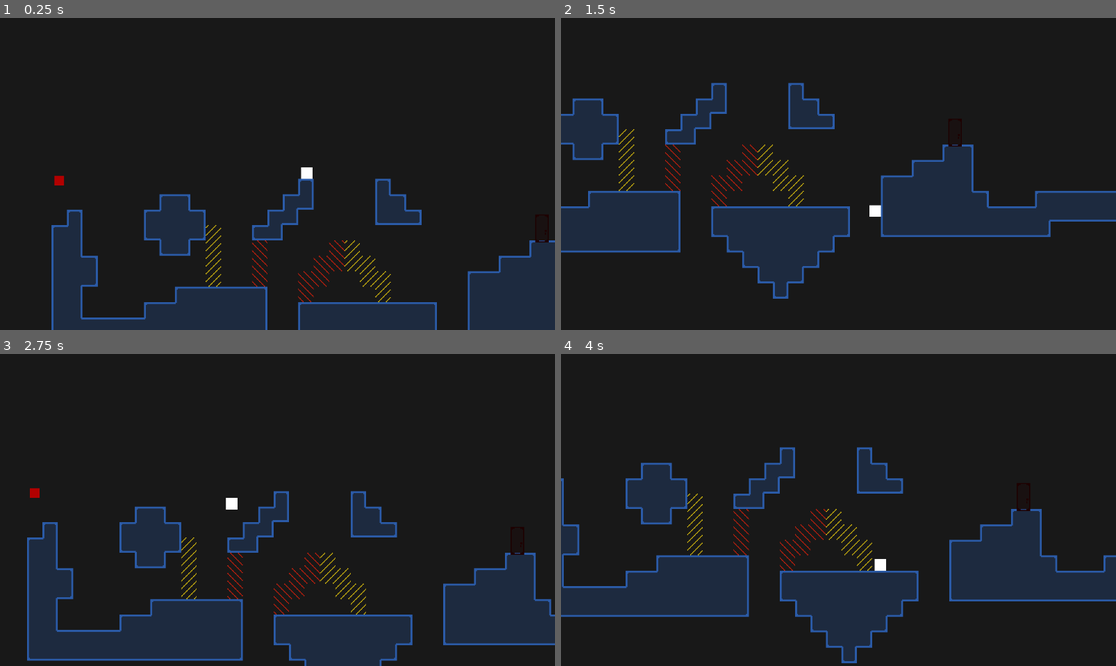
Above: before the commit, frames 1-4 (two rows, left to right).
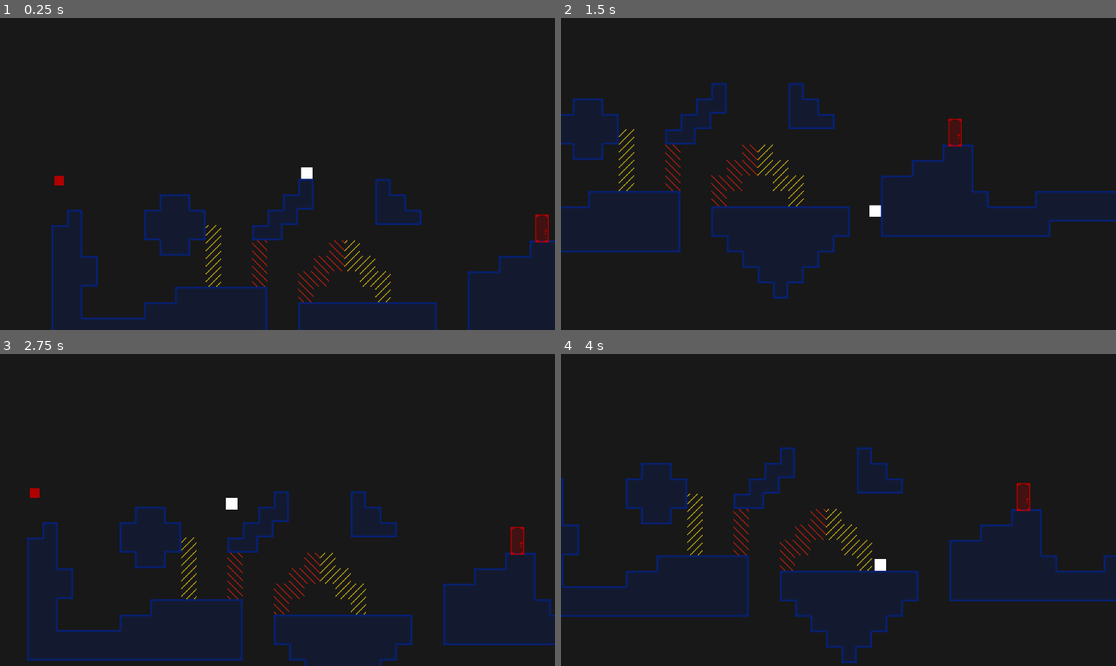
Above: after the commit, the same moments.

Repository: trainb0y/brackeys-2024-1
Game: Godot game, scene res://Scenes/test.tscn
The game is run twice, just before and just after one commit, with the same random seed, the same clock (stepped at 60 frames per second) and the same inputs.
Inputs:
- Up to frame 1 (0.25 s): no input
- Up to frame 2 (1.5 s): hold Right (player_right) from 0.53 s (still down); tap E (player_use) at 0.6, 1.35 s; tap Space (player_jump) at 0.77 s
- Up to frame 3 (2.75 s): tap Space (player_jump) at 1.52 s; release Right (player_right) at 2.03 s; hold Left (player_left) from 2.03 s (still down); tap E (player_use) at 2.1 s
- Up to frame 4 (4 s): release Left (player_left) at 2.78 s; hold Right (player_right) from 2.78 s (still down); tap E (player_use) at 2.85, 3.6 s; tap Space (player_jump) at 3.02, 3.77 s

The runs differ from the first frame. In frame 1, 2.1% of the frame differs, in the area x 9-100%, y 51-100%; in frame 2, 2.8%; in frame 3, 2.8%; in frame 4, 2.9%, in the area x 0-100%, y 29-100%.

Commit message:
door color fix

Diff:
--- a/Scenes/dimension.gd
+++ b/Scenes/dimension.gd
@@ -7,4 +7,4 @@
 	pass
 
 func enable():
-	modulate = color
+	self_modulate = color
